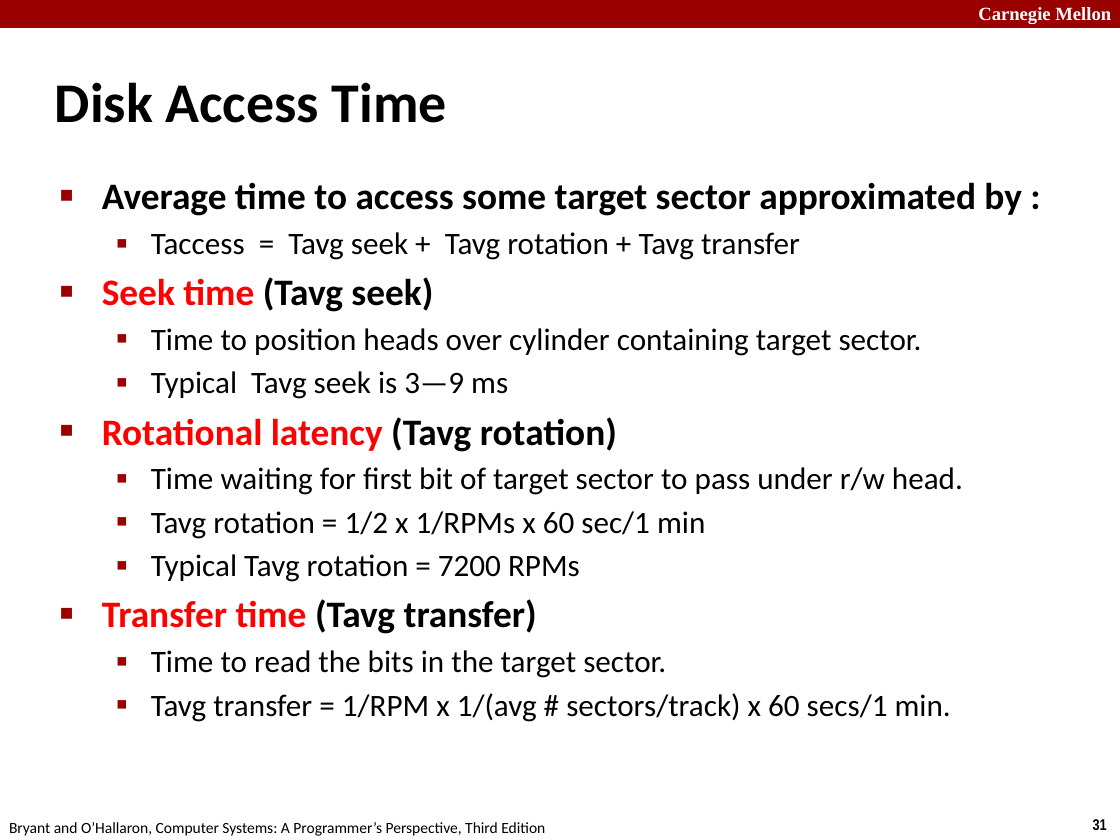
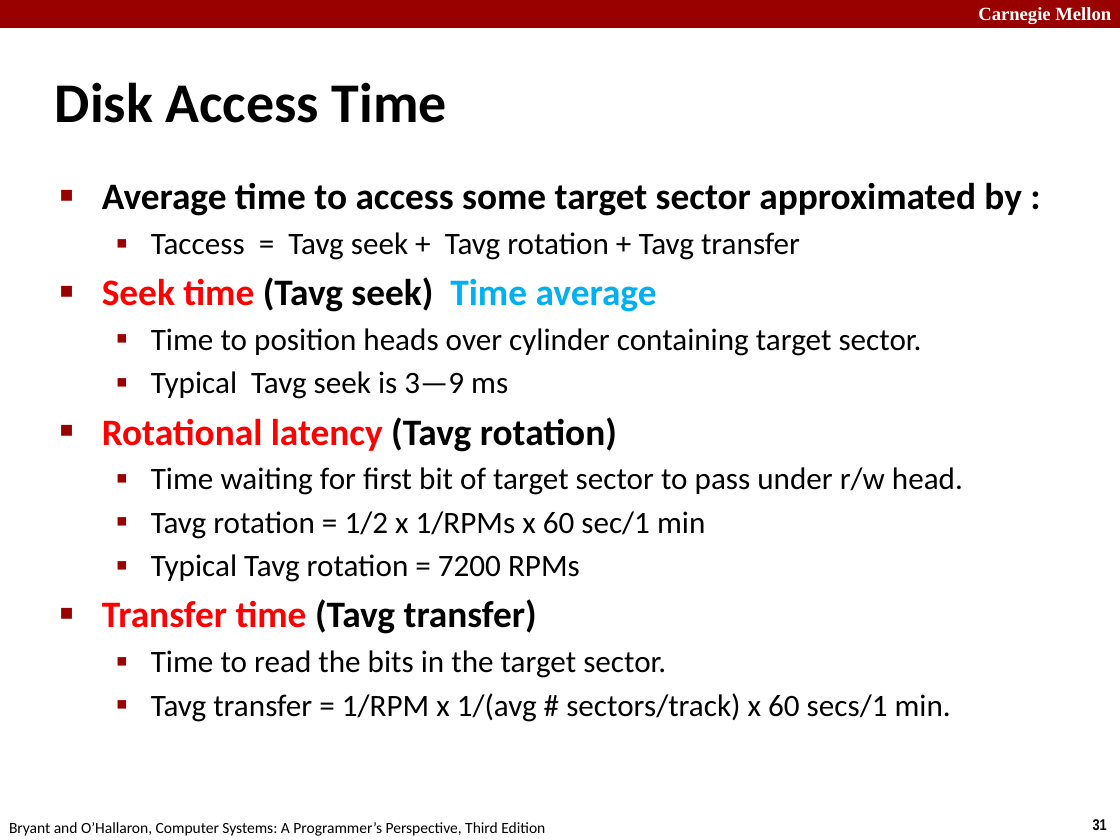
Before and after one commit to DarthVaderUS/CMU-15-213-CSAPP, a slide deck: slide 31 of Slides/11-memory-hierarchy.pptx. Drawn at 1120x840 pixels with LibreOffice and Linux fonts; fonts in the diff are those of the drawing. Boxes give left, top, right and bottom in pixels: in the first picture for what was removed or moved away, otherwise in the second. Text is boxed around its words. In the diff, an @@ line names an element or a change of style, - is before the commit and + after.

```diff
--- a/Slides/11-memory-hierarchy.pptx
+++ b/Slides/11-memory-hierarchy.pptx
@@ text at [102, 277, 657, 312]: text changed; text colour #000000 to #00B0F0 @@
-■ Seek time (Tavg seek)
+■ Seek time (Tavg seek) Time average
```
Also in this commit, not shown: 8 other slides changed.
